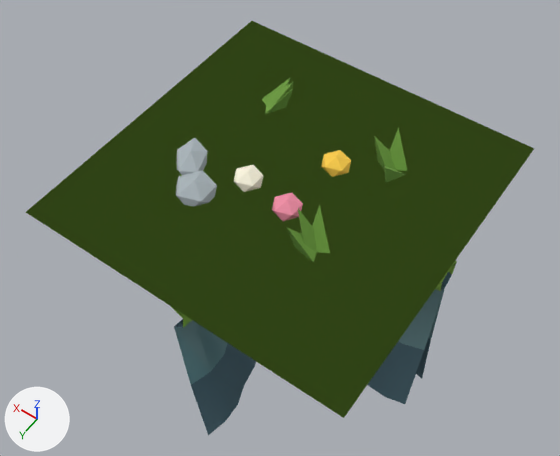
One commit to the glTF model assets/3d/tiles/terrain_tiles.glb: the scene before it, then after it.
Camera for both pictures: a 50 mm lens placed at (-0.805, 1.168, 1.597), pointed at (0.042, -0.019, -0.268). The axes (+X, +Y, +Z) are drawn at lower left. The lights are the same throughout. The first picture is the older version. Vertices at exactly the same position are counted once.

The first picture shows 'tile_corner_inner', 'tile_diagonal', 'tile_edge', 'tile_full_b', 'tile_full_c'.
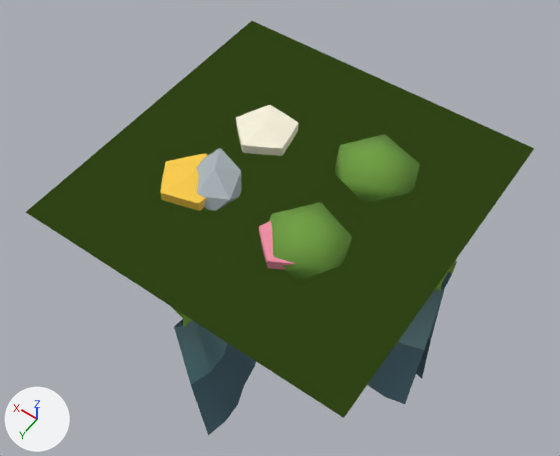
The change, as a diff of the scene's bpy script:
```diff
--- a/assets/3d/tiles/terrain_tiles.glb.py
+++ b/assets/3d/tiles/terrain_tiles.glb.py
@@ me_tile_full_b @@
 # used by ob_tile_full_b; location = (0.0, 0.0, 0.0)
-me_tile_full_b.from_pydata(...)  # 56 vertices, 64 faces; spans x -0.5..0.5, y -0.5..0.5, z -0.005..0.102
+me_tile_full_b.from_pydata(...)  # 62 vertices, 86 faces; spans x -0.5..0.5, y -0.5..0.5, z -0.008..0.073
+# me_tile_full_b part 1: a new loose piece of 21 vertices spanning x 0.064..0.243, y -0.183..-0.006, z 0.002..0.044, in mat_t_flowerw (pale yellow #f7f2db)
+# me_tile_full_b part 2: a new loose piece of 21 vertices spanning x 0.121..0.295, y 0.078..0.259, z 0.002..0.044, in mat_t_flowery (yellow #facc47)
+# me_tile_full_b part 3: 8 loose pieces with 48 vertices, spanning x -0.234..0.254, y -0.269..0.196, z -0.005..0.102, are deleted
+# me_tile_full_b part 4
+# 12 vertices are added at x -0.275..-0.051, y 0.044..0.26, z -0.008..0.073
+# 20 new faces join them, mat_t_tuft (green #6e9e3d)
 me_tile_full_b.materials.append(mat_t_grass)
@@ me_tile_full_c @@
 # used by ob_tile_full_c; location = (0.0, 0.0, 0.0)
-me_tile_full_c.from_pydata(...)  # 56 vertices, 75 faces; spans x -0.5..0.5, y -0.5..0.5, z -0.034..0.087
+me_tile_full_c.from_pydata(...)  # 53 vertices, 76 faces; spans x -0.5..0.5, y -0.5..0.5, z -0.035..0.076
+# me_tile_full_c part 5: a new loose piece of 21 vertices spanning x -0.226..-0.047, y 0.097..0.274, z 0.002..0.044, in mat_t_flowerp (pink #ed8ca3)
+# me_tile_full_c part 6: the loose piece of 12 vertices spanning x 0.207..0.313, y 0.036..0.164, z -0.028..0.036 is deleted
+# me_tile_full_c part 7: the loose piece of 12 vertices spanning x -0.12..-0.04, y 0.082..0.158, z 0.029..0.083 is deleted
+# me_tile_full_c part 8: the loose piece of 4 vertices spanning x -0.256..-0.184, y -0.208..-0.121, z -0.005..0.079 is deleted
+# me_tile_full_c part 9: the loose piece of 4 vertices spanning x -0.227..-0.141, y -0.236..-0.164, z -0.005..0.087 is deleted
+# me_tile_full_c part 10: the loose piece of 4 vertices spanning x -0.254..-0.179, y -0.268..-0.176, z -0.005..0.087 is deleted
+# me_tile_full_c part 11
+# 12 vertices are removed from x 0.121..0.239, y 0.124..0.236, z -0.034..0.042
+# 20 faces are deleted
+# 12 vertices are added at x 0.066..0.225, y 0.04..0.215, z -0.035..0.062
+# 20 new faces join them, mat_t_pebble (grey #a8b3b8)
+# me_tile_full_c part 12
+# 12 vertices are added at x -0.3..-0.061, y -0.268..-0.049, z -0.008..0.076
+# 20 new faces join them, mat_t_tuft (green #6e9e3d)
 me_tile_full_c.materials.append(mat_t_grass)
```

Pixel boxes [x1, y1, x2, y2] of what changed, in the pictures (560 x 456 px; the box of a moved part takes in the faces that stretch with it):
'tile_full_c', reshaped: before [27, 21, 532, 417]; after [151, 21, 532, 418]
'tile_full_b', reshaped: before [234, 77, 351, 262]; after [160, 105, 352, 280]
part 1 of me_tile_full_b, added (pale yellow): after [236, 105, 298, 156]
part 2 of me_tile_full_b, added (yellow): after [160, 153, 207, 211]
part 3 of me_tile_full_b, deleted: before [234, 77, 351, 262]
part 4 of me_tile_full_b, added (green): after [270, 202, 352, 280]
part 5 of me_tile_full_c, added (pink): after [259, 221, 295, 270]
part 6 of me_tile_full_c, deleted: before [176, 138, 208, 175]
part 7 of me_tile_full_c, deleted (pink): before [272, 193, 303, 221]
part 8 of me_tile_full_c, deleted: before [385, 166, 406, 183]
part 9 of me_tile_full_c, deleted: before [374, 136, 395, 171]
part 10 of me_tile_full_c, deleted (green): before [390, 127, 407, 171]
part 11 of me_tile_full_c, moved or reshaped: before [176, 170, 217, 207]; after [196, 148, 242, 211]
part 12 of me_tile_full_c, added (green): after [335, 134, 420, 203]
